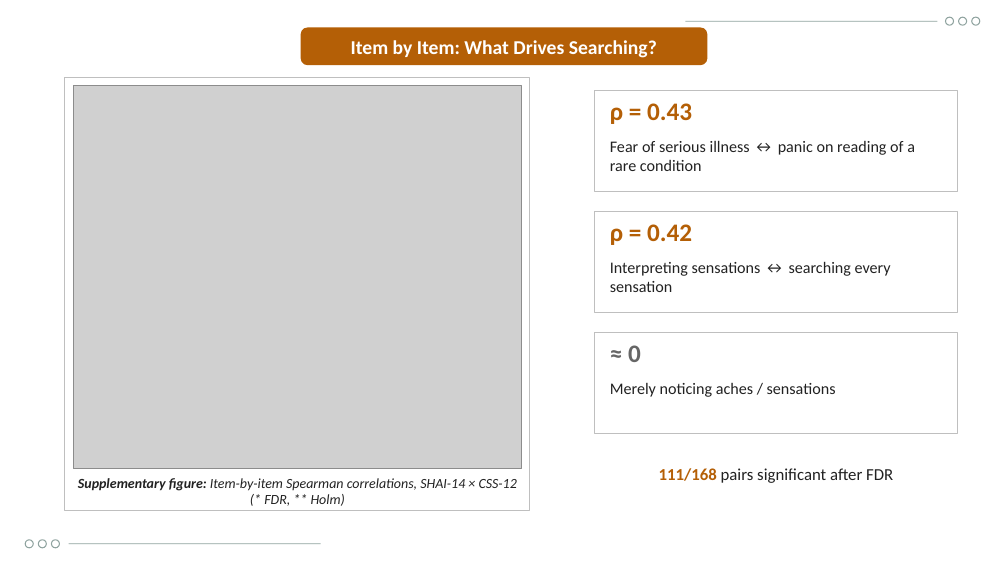
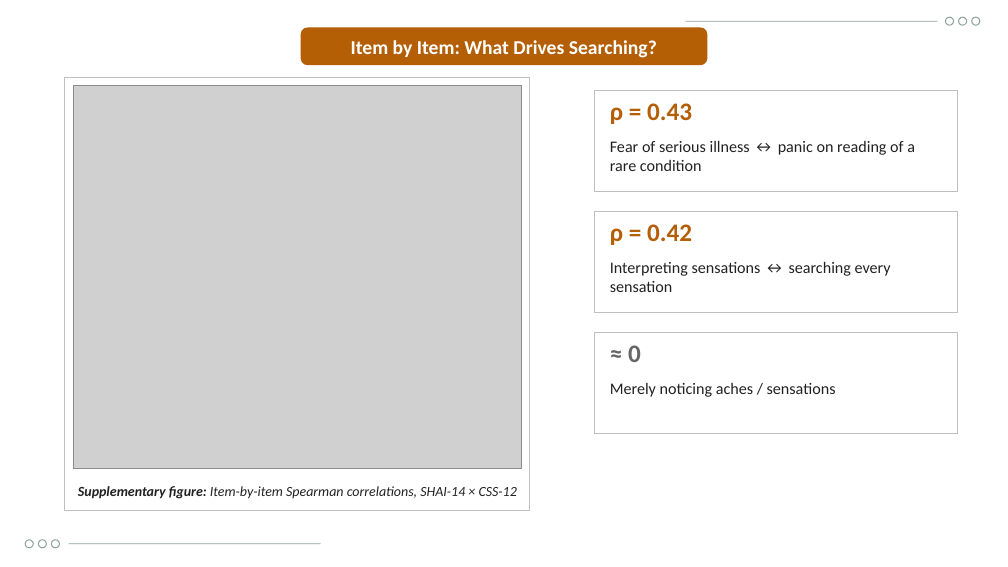
Before and after one commit to Yaseen279/History-Exam, a slide deck: slide 19 of research/output/study/Defence_Presentation_UOBCOM.pptx. Drawn at 1008x567 pixels with LibreOffice and Linux fonts; fonts in the diff are those of the drawing; grey boxes stand for pictures; background and template pictures are left out. Boxes give left, top, right and bottom in pixels: in the first picture for what was removed or moved away, otherwise in the second. Text is boxed around its words. In the diff, an @@ line names an element or a change of style, - is before the commit and + after.

```diff
--- a/research/output/study/Defence_Presentation_UOBCOM.pptx
+++ b/research/output/study/Defence_Presentation_UOBCOM.pptx
@@ text removed at (659, 468, 893, 483) @@
-111/168 pairs significant after FDR
@@ text at (78, 486, 517, 499): text changed @@
-Supplementary figure: Item-by-item Spearman correlations, SHAI-14 × CSS-12 (* FDR, ** Holm)
+Supplementary figure: Item-by-item Spearman correlations, SHAI-14 × CSS-12
```
Also in this commit, not shown: 12 other slides changed, 14 other files.
